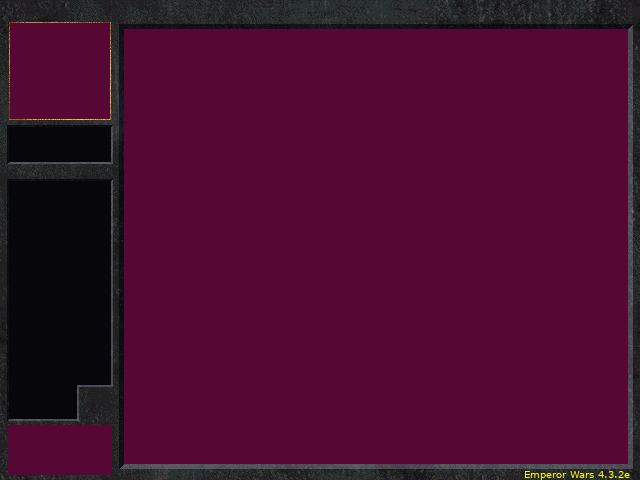
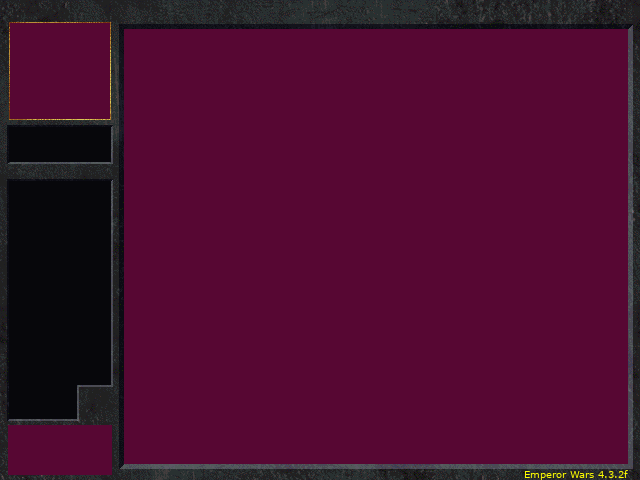
The second (640, 480) image is a revision of the first. Changes to its layers:
renamed "Emperor Wars 4.3.2e" to "Emperor Wars 4.3.2f", painted on it over [624, 470, 630, 478]
